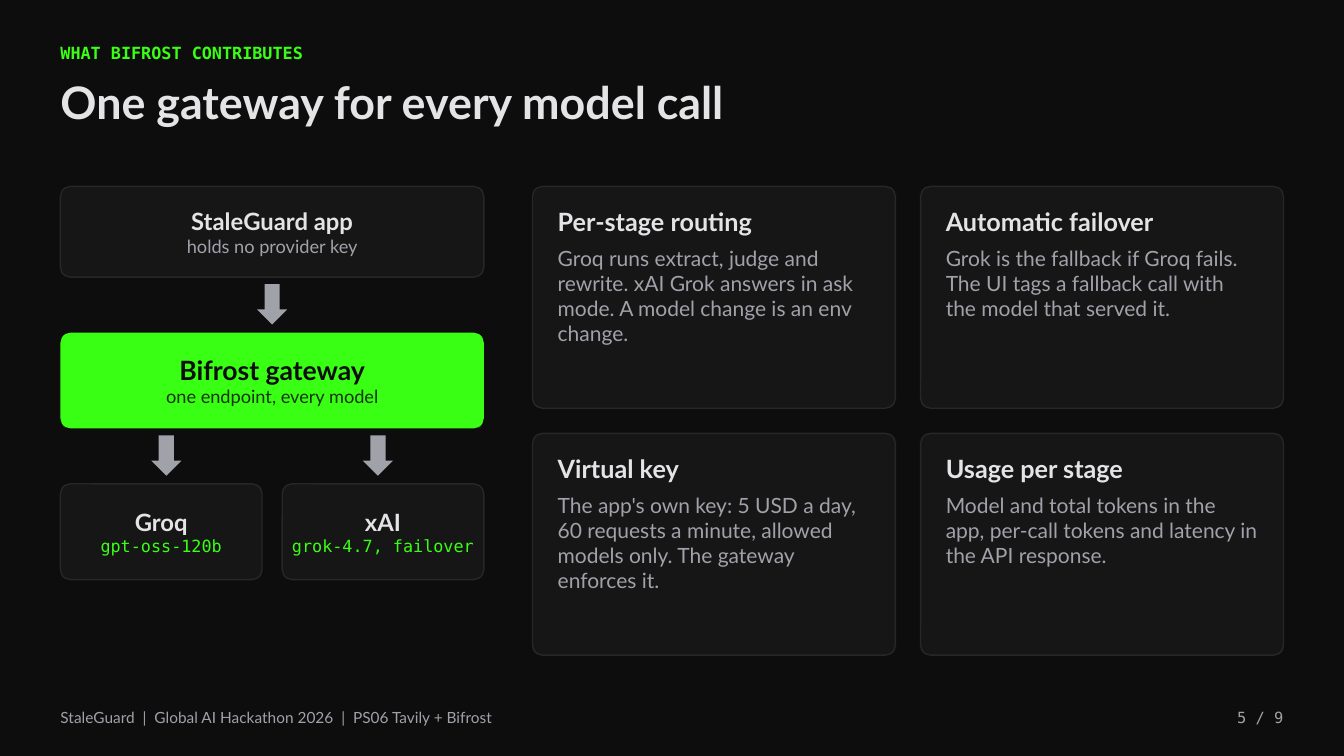
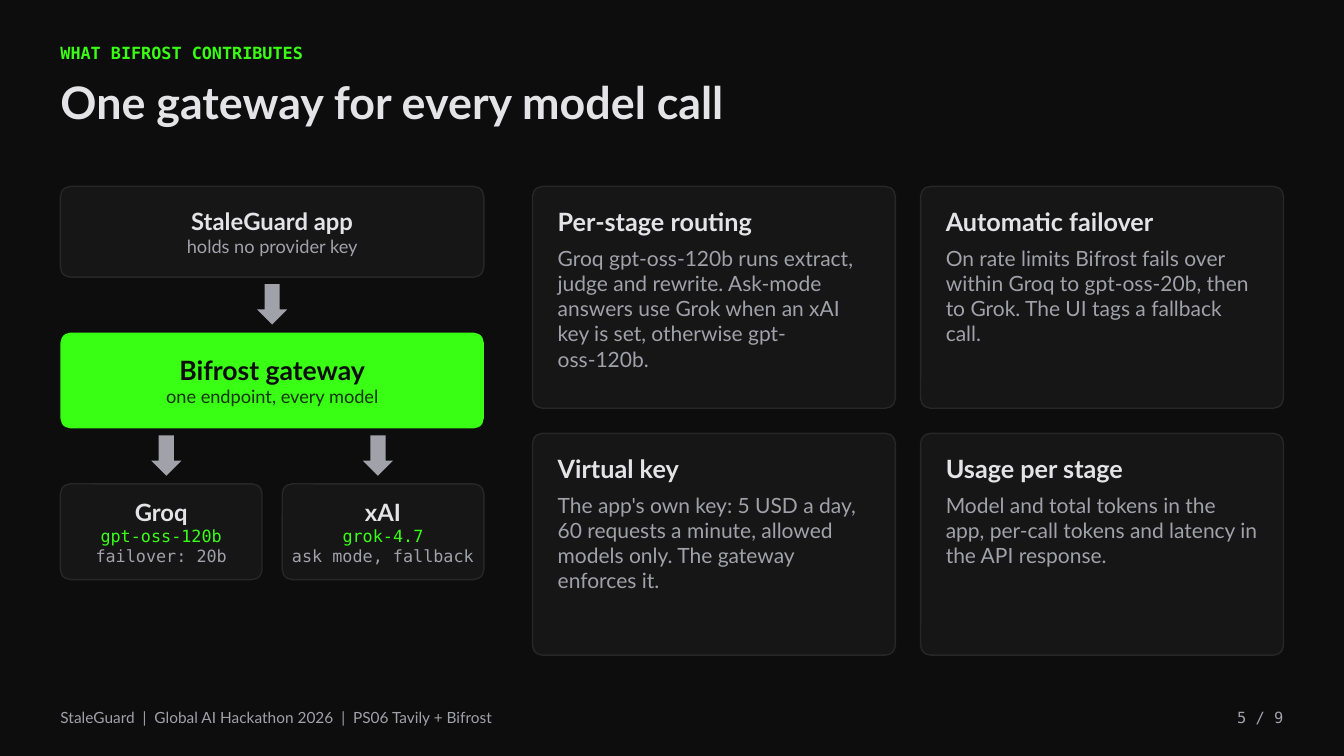
Before and after one commit to 6rzan/StaleGuard, a slide deck: slide 5 of docs/pitch/StaleGuard-pitch.pptx. Drawn at 1344x756 pixels with LibreOffice and Linux fonts; fonts in the diff are those of the drawing. Boxes give left, top, right and bottom in pixels: in the first picture for what was removed or moved away, otherwise in the second. Text is boxed around its words. In the diff, an @@ line names an element or a change of style, - is before the commit and + after.

```diff
--- a/docs/pitch/StaleGuard-pitch.pptx
+++ b/docs/pitch/StaleGuard-pitch.pptx
@@ text at <box>558,250,853,367</box>: text changed @@
-Groq runs extract, judge and rewrite. xAI Grok answers in ask mode. A model change is an env change.
+Groq gpt-oss-120b runs extract, judge and rewrite. Ask-mode answers use Grok when an xAI key is set, otherwise gpt-oss-120b.
@@ text at <box>946,250,1249,341</box>: text changed @@
-Grok is the fallback if Groq fails. The UI tags a fallback call with the model that served it.
+On rate limits Bifrost fails over within Groq to gpt-oss-20b, then to Grok. The UI tags a fallback call.
@@ text at <box>292,529,474,565</box>: text changed; text colour #39FF14 to #A1A1AA @@
-grok-4.7, failover
+grok-4.7
+ask mode, fallback
@@ text at <box>96,549,227,562</box>: paragraph added @@
+failover: 20b
```
Also in this commit, not shown: 2 other slides changed, 2 other files.
